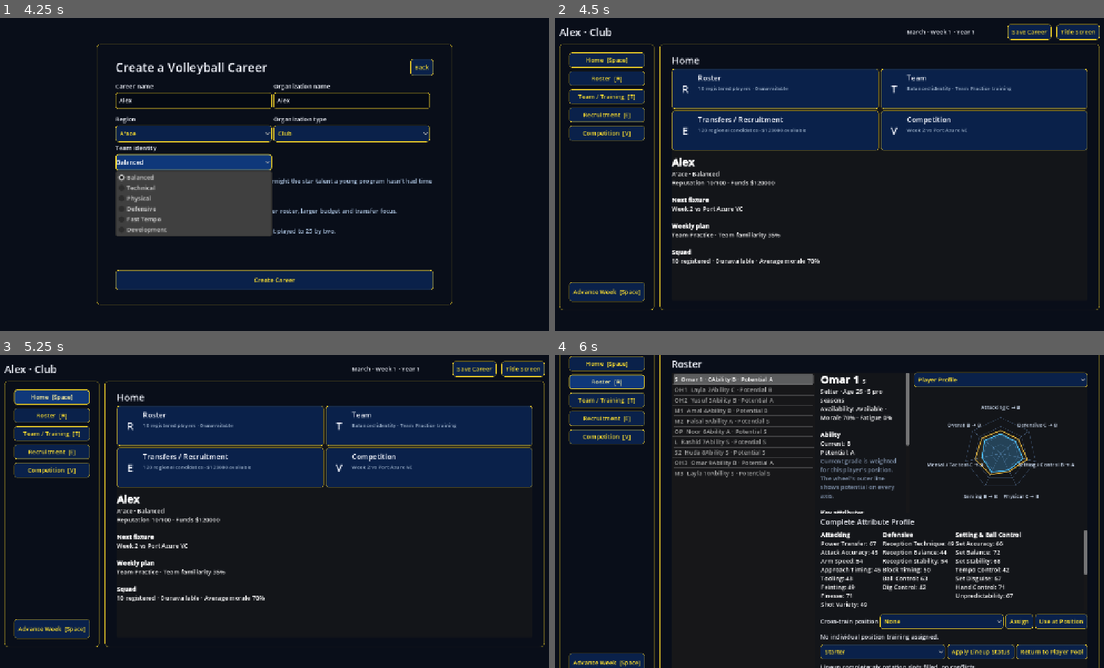
Above: before the commit, frames 1-4 (two rows, left to right).
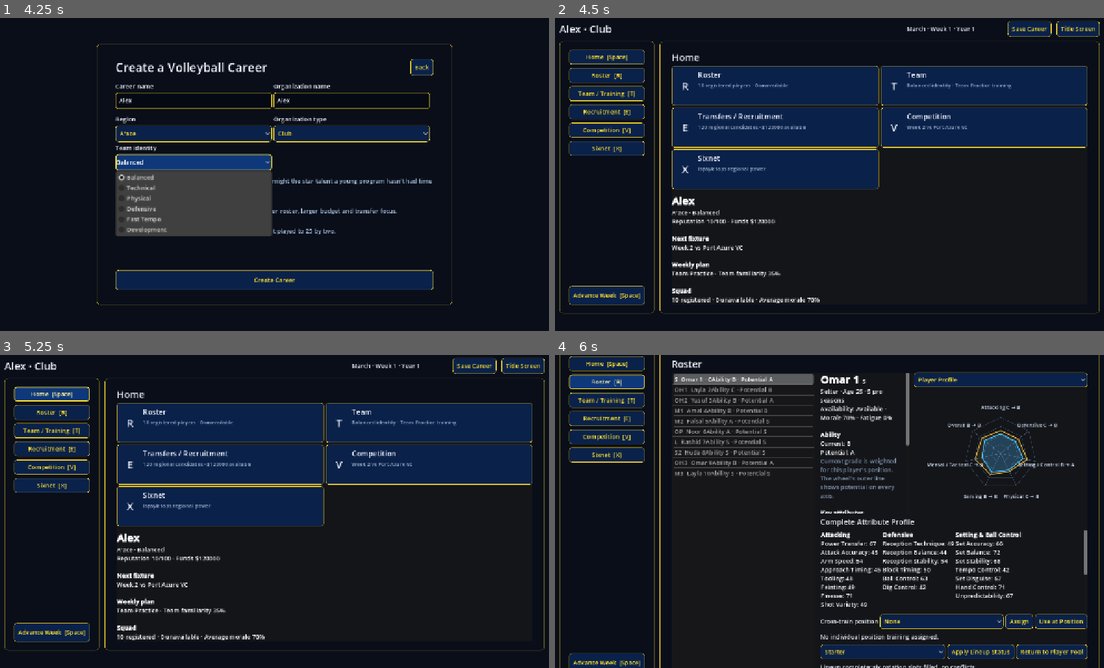
Above: after the commit, the same moments.

Repository: iracarranza/volley-world-manager
Game: Godot game, scene res://scenes/application.tscn
Same seed, same stepped clock (60 frames per second), same inputs: the game is played once before the commit and once after it.
Inputs (mouse positions are in pixels of both pictures, inside the frame that each line leads up to):
- Up to frame 1 (4.25 s): click "New Career" at 0.5 s; click (192, 99) at 1.27 s; type "Alex" at 1.35 s; click (351, 99) at 1.5 s; type "Alex" at 1.58 s; click "A'ace" at 2 s; click "Club" at 2.75 s; click "Balanced" at 3.5 s
- Up to frame 2 (4.5 s): click "Create Career" at 4.25 s
- Up to frame 3 (5.25 s): click "Home [Space]" at 5 s
- Up to frame 4 (6 s): click "Roster [R]" at 5.75 s

Frame 1 is identical in both runs. In frame 2, 17% of the frame differs, in the area x 0-100%, y 1-95%; in frame 3, 17%; in frame 4, 0.7%.

Commit message:
Add Sixnet standings tab to the career dashboard
Surfaces the world-league engine that has existed only as background
state until now: a new "Sixnet" section reads career.sixnet_slots,
region_power, and the qualifier/championship standings directly, with
a home-screen summary card following the existing pattern.

Diff:
--- a/scenes/screens/career_dashboard.gd
+++ b/scenes/screens/career_dashboard.gd
@@ -8,6 +8,8 @@
 const CareerManagerScript := preload("res://scripts/managers/career_manager.gd")
 const AttributeProfiles := preload("res://scripts/systems/attribute_profile_system.gd")
 const Familiarity := preload("res://scripts/systems/familiarity_system.gd")
+const SixnetLeague := preload("res://scripts/systems/sixnet_league.gd")
+const Regions := preload("res://scripts/data/regions.gd")
 const WHEEL_PROFILES: Array[String] = AttributeProfiles.PROFILE_NAMES
 const WHEEL_TOOLTIPS := {
 	"Power": "Usable hitting power derived from power transfer, mass, explosiveness, transition speed, arm speed, and approach timing.",
@@ -81,6 +83,7 @@
 @onready var fixture_detail: RichTextLabel = %FixtureDetail
 @onready var play_match_button: Button = %PlayMatchButton
 @onready var status_label: Label = %StatusLabel
+@onready var sixnet_summary: RichTextLabel = %SixnetSummary
 
 var selected_transfer_id: int = -1
 var selected_fixture_id: int = -1
@@ -88,7 +91,7 @@
 
 
 func _ready() -> void:
-	for button in [%HomeNav, %RosterNav, %TeamNav, %TransfersNav, %CompetitionNav]:
+	for button in [%HomeNav, %RosterNav, %TeamNav, %TransfersNav, %CompetitionNav, %SixnetNav]:
 		button.pressed.connect(_navigate.bind(button.get_meta("section")))
 	%SaveButton.pressed.connect(_save)
 	%TitleButton.pressed.connect(func() -> void: title_requested.emit())
@@ -115,7 +118,7 @@
 		wheel_profile_option.add_item(profile_name)
 	position_training_option.add_item("None")
 	for position_name in Familiarity.POSITIONS: position_training_option.add_item(position_name)
-	for card in [%RosterCard, %TeamCard, %TransfersCard, %CompetitionCard]:
+	for card in [%RosterCard, %TeamCard, %TransfersCard, %CompetitionCard, %SixnetCard]:
 		card.section_requested.connect(_navigate)
 	refresh()
 	_navigate("Home")
@@ -134,6 +137,8 @@
 			_navigate("Transfers")
 		KEY_V:
 			_navigate("Competition")
+		KEY_X:
+			_navigate("Sixnet")
 		KEY_SPACE:
 			if sections.current_tab == 0:
 				_advance_week()
@@ -155,10 +160,11 @@
 	_refresh_team()
 	_refresh_transfers()
 	_refresh_competition()
+	_refresh_sixnet()
 
 
 func _navigate(section_name: String) -> void:
-	var names := ["Home", "Roster", "Team", "Transfers", "Competition"]
+	var names := ["Home", "Roster", "Team", "Transfers", "Competition", "Sixnet"]
 	sections.current_tab = maxi(names.find(section_name), 0)
 	section_title.text = section_name
 
@@ -184,6 +190,11 @@
 	%TeamCard.set_summary("%s identity · %s training" % [CareerManager.career.identity, CareerManager.career.training_focus])
 	%TransfersCard.set_summary("%d regional candidates · $%d available" % [CareerManager.career.transfer_pool.size(), CareerManager.career.finances])
 	%CompetitionCard.set_summary("%s" % ("Week %d vs %s" % [fixture.week, fixture.opponent_name] if fixture != null else "Schedule complete"))
+	%SixnetCard.set_summary(
+		"Champion: %s" % CareerManager.career.sixnet_champion_region
+		if not CareerManager.career.sixnet_champion_region.is_empty()
+		else "%s tops regional power" % _sixnet_top_region()
+	)
 
 
 ## Live lineup completeness, shown where the edit happens rather than only
@@ -443,6 +454,64 @@
 	play_match_requested.emit()
 
 
+## Read-only world state -- no selection, no actions, just what's happening
+## in the background league the player's own career sits alongside.
+func _refresh_sixnet() -> void:
+	var career := CareerManager.career
+	var lines: Array[String] = []
+	lines.append("[font_size=24][b]Sixnet World League[/b][/font_size]")
+	lines.append("Champion: %s" % (career.sixnet_champion_region
+		if not career.sixnet_champion_region.is_empty() else "Season in progress"))
+	lines.append("")
+	lines.append("[b]Championship Stage[/b] -- seeded upper bracket plus the qualifier's top two")
+	for slot_id in SixnetLeague.UPPER_SLOT_IDS:
+		lines.append(_sixnet_slot_line(career, slot_id, career.sixnet_championship_standings))
+	for slot_id in career.sixnet_qualified_slots:
+		lines.append(_sixnet_slot_line(career, slot_id, career.sixnet_championship_standings, true))
+	lines.append("")
+	lines.append("[b]Qualifier Stage[/b] -- lower bracket, top two advance")
+	for slot_id in SixnetLeague.LOWER_SLOT_IDS:
+		lines.append(_sixnet_slot_line(
+			career, slot_id, career.sixnet_qualifier_standings,
+			slot_id in career.sixnet_qualified_slots,
+		))
+	lines.append("")
+	lines.append("[b]Regional Power[/b]")
+	var ranked_regions: Array = Regions.SIXNET_PARTICIPANTS.duplicate()
+	ranked_regions.sort_custom(func(a, b) -> bool:
+		return float(career.region_power.get(a, 50.0)) > float(career.region_power.get(b, 50.0))
+	)
+	for region_name in ranked_regions:
+		lines.append("%s: %d" % [region_name, roundi(float(career.region_power.get(region_name, 50.0)))])
+	sixnet_summary.text = "\n".join(lines)
+
+
+func _sixnet_slot_line(
+	career: Resource, slot_id: String, standings: Dictionary, advanced: bool = false,
+) -> String:
+	var region_name := str(career.sixnet_slots.get(slot_id, "?"))
+	var record: Dictionary = standings.get(slot_id, {})
+	var record_text := "%d-%d (sets %d-%d)" % [
+		record.get("wins", 0), record.get("losses", 0),
+		record.get("sets_won", 0), record.get("sets_lost", 0),
+	] if not record.is_empty() else "not yet played"
+	var marker := "  [color=#62ffb4]-> advanced[/color]" if advanced else ""
+	return "%s -- %s: %s%s" % [
+		slot_id.replace("_", " ").capitalize(), region_name, record_text, marker,
+	]
+
+
+func _sixnet_top_region() -> String:
+	var top_region := ""
+	var top_power := -1.0
+	for region_name in Regions.SIXNET_PARTICIPANTS:
+		var power := float(CareerManager.career.region_power.get(region_name, 50.0))
+		if power > top_power:
+			top_power = power
+			top_region = region_name
+	return top_region
+
+
 func _advance_week() -> void:
 	var error := CareerManager.advance_week()
 	_set_status(error if not error.is_empty() else "Week advanced and training applied.", not error.is_empty())
--- a/scenes/screens/career_dashboard.tscn
+++ b/scenes/screens/career_dashboard.tscn
@@ -111,6 +111,12 @@
 text = "Competition  [V]"
 metadata/section = "Competition"
 
+[node name="SixnetNav" type="Button" parent="Margin/Root/Body/Navigation/NavMargin/Nav"]
+unique_name_in_owner = true
+layout_mode = 2
+text = "Sixnet  [X]"
+metadata/section = "Sixnet"
+
 [node name="Spacer" type="Control" parent="Margin/Root/Body/Navigation/NavMargin/Nav"]
 layout_mode = 2
 size_flags_vertical = 3
@@ -182,6 +188,13 @@
 title_text = "Competition"
 summary_text = "Fixtures, results and match entry."
 icon_text = "V"
+
+[node name="SixnetCard" parent="Margin/Root/Body/ContentPanel/ContentMargin/Content/Sections/Home/HomeCards" instance=ExtResource("2")]
+unique_name_in_owner = true
+section_id = "Sixnet"
+title_text = "Sixnet"
+summary_text = "World league standings and regional power."
+icon_text = "X"
 
 [node name="HomeSummary" type="RichTextLabel" parent="Margin/Root/Body/ContentPanel/ContentMargin/Content/Sections/Home"]
 unique_name_in_owner = true
@@ -403,6 +416,16 @@
 layout_mode = 2
 text = "Play Match"
 
+[node name="Sixnet" type="VBoxContainer" parent="Margin/Root/Body/ContentPanel/ContentMargin/Content/Sections"]
+layout_mode = 2
+
+[node name="SixnetSummary" type="RichTextLabel" parent="Margin/Root/Body/ContentPanel/ContentMargin/Content/Sections/Sixnet"]
+unique_name_in_owner = true
+layout_mode = 2
+size_flags_vertical = 3
+bbcode_enabled = true
+scroll_active = true
+
 [node name="StatusLabel" type="Label" parent="Margin/Root"]
 unique_name_in_owner = true
 custom_minimum_size = Vector2(0, 24)
Not shown, added: scripts/simulation/attempt_judgment.gd.uid
Not shown, added: scripts/simulation/continuous_reachability_calibration.gd.uid
Not shown, added: scripts/simulation/execution_scale_calibration.gd.uid
Not shown, added: scripts/simulation/rally_readiness_report.gd.uid
Not shown, added: scripts/simulation/setter_capability_system.gd.uid
Not shown, added: scripts/systems/sixnet_league.gd.uid
Not shown, added: scripts/systems/world_aging.gd.uid
Not shown, added: scripts/systems/world_population.gd.uid
Not shown, added: tools/run_execution_scale.gd.uid
Not shown, added: tools/run_role_sensitivity.gd.uid
